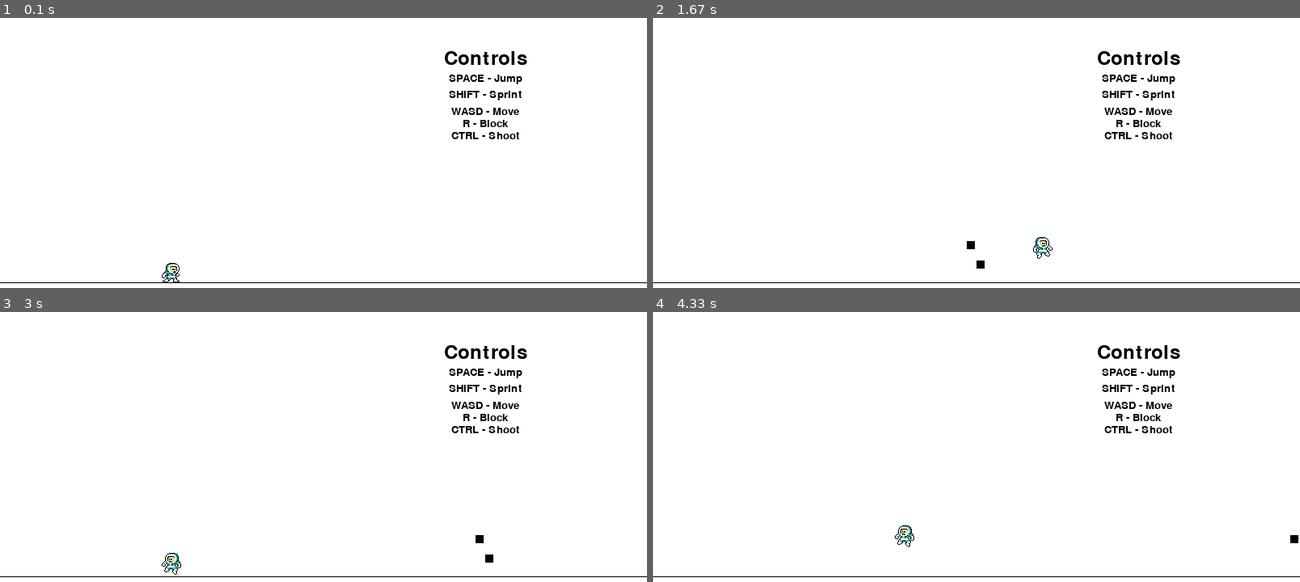
Above: before the commit, frames 1-4 (two rows, left to right).
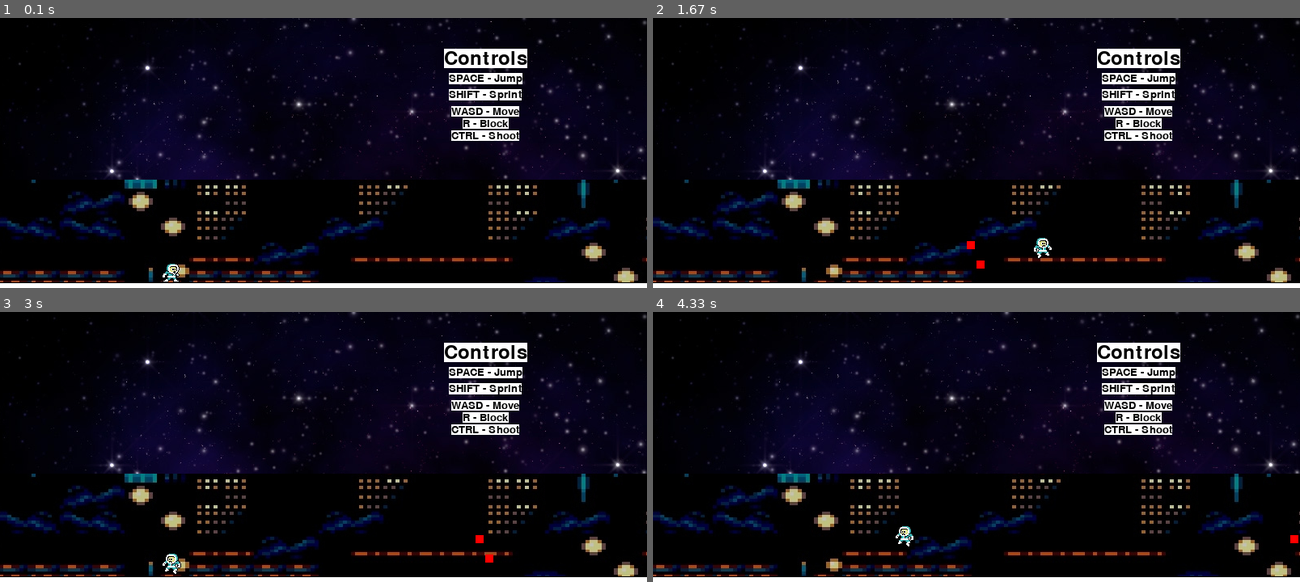
Above: after the commit, the same moments.

Repository: hortonew/2dfighter
Game: pygame game, started from main.py
The game is run twice, just before and just after one commit, with the same random seed, the same clock (stepped at 60 frames per second) and the same inputs. The source is Python 2; it was converted automatically to run under Python 3.
Inputs (mouse positions are in pixels of both pictures, inside the frame that each line leads up to):
- Up to frame 1 (0.1 s): no input
- Up to frame 2 (1.67 s): tap Ctrl at 0.33, 0.82 s; hold D 0.67-1.13 s; move the mouse to (1183, 247) at 0.7 s; tap Space at 0.73, 1.03, 1.23, 1.53 s; hold D 1.17-1.63 s; move the mouse to (outside the picture) at 1.2 s
- Up to frame 3 (3 s): hold A 1.67-2.2 s; move the mouse to (168, 557) at 1.7 s; tap Space at 1.73, 2.03, 2.3, 2.63, 2.93 s; hold S 2.23-2.53 s; move the mouse to (outside the picture) at 2.27 s; tap Ctrl at 2.38 s; hold A 2.57-2.97 s; move the mouse to (outside the picture) at 2.6 s
- Up to frame 4 (4.33 s): hold D 3-3.63 s; move the mouse to (1073, 384) at 3.03 s; tap Space at 3.07, 3.37, 3.73, 4.13 s; hold S 3.67-4.03 s; move the mouse to (outside the picture) at 3.7 s; tap Ctrl at 3.82 s; hold A from 4.07 s (still down); move the mouse to (outside the picture) at 4.1 s

The runs differ from the first frame. In frame 1, 95% of the frame differs, in the area x 0-100%, y 0-98%; in frame 2, 95%; in frame 3, 95%; in frame 4, 95%.

Commit message:
Messing with background images

Diff:
--- a/classes/projectile.py
+++ b/classes/projectile.py
@@ -1,7 +1,7 @@
 import pygame
 LEFT = -1
 class Projectile(object):
-	def __init__(self, affected_by_gravity=False, rect=pygame.Rect((200,200,200,200)), color=(0,0,0), speed=5, x=100, y=100, direction=LEFT):
+	def __init__(self, affected_by_gravity=False, rect=pygame.Rect((200,200,200,200)), color=(255,0,0), speed=5, x=100, y=100, direction=LEFT):
 		self.rect = rect
 		self.color = color
 		self.speed = speed
--- a/main.py
+++ b/main.py
@@ -6,6 +6,7 @@
 from random import uniform
 from helpers import pygamehelper
 from classes import player
+import os
 
 WINDOW_SIZE = (800, 600)
 groundY = 300
@@ -21,6 +22,13 @@
 		self.fps= 0
 		self.w, self.h = WINDOW_SIZE[0], WINDOW_SIZE[1]
 		self.helpers = pygamehelper.PygameHelper()
+
+		#background images
+		mypath = os.path.dirname( os.path.realpath( __file__) )
+		self.starfield = pygame.image.load( os.path.join(mypath, 'images/backgrounds/starfield.png') ).convert_alpha()
+		self.starfield_rect = self.starfield.get_rect()
+		self.city = pygame.image.load( os.path.join(mypath, 'images/backgrounds/city.png') ).convert_alpha()
+		self.city_rect = self.city.get_rect().move([0, 200])
 
 		#select which character for player one.  start at 1
 		self.p1 = self.select_character(1)
@@ -150,6 +158,11 @@
 		global groundY
 		ground = groundY + 27 # groundY plus height of player sprite
 		self.screen.fill((255,255,255)) #clear the screen
+
+		#reserved for background images
+		self.screen.blit(self.starfield, self.starfield_rect)
+		self.screen.blit(self.city, self.city_rect)
+
 		self.setText() #write text on screen
 		self.screen.blit(self.p1.image, self.p1.rect) #draw player on screen
 		#draw the players projectiles:
Binary file added: images/backgrounds/city.png
Binary file added: images/backgrounds/starfield.png
